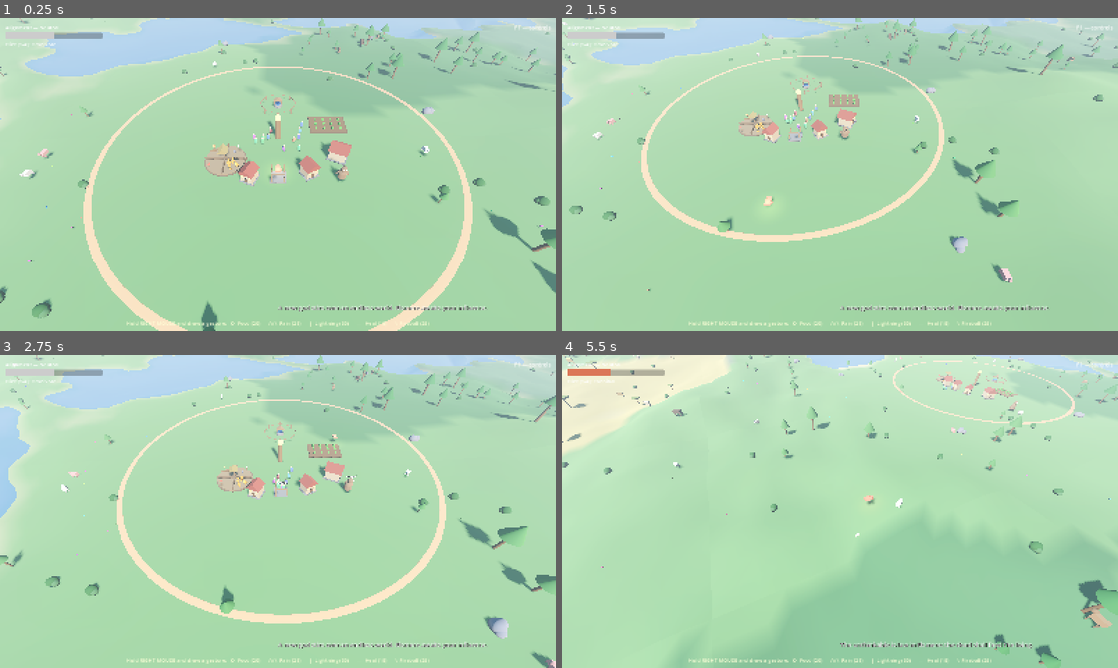
Above: before the commit, frames 1-4 (two rows, left to right).
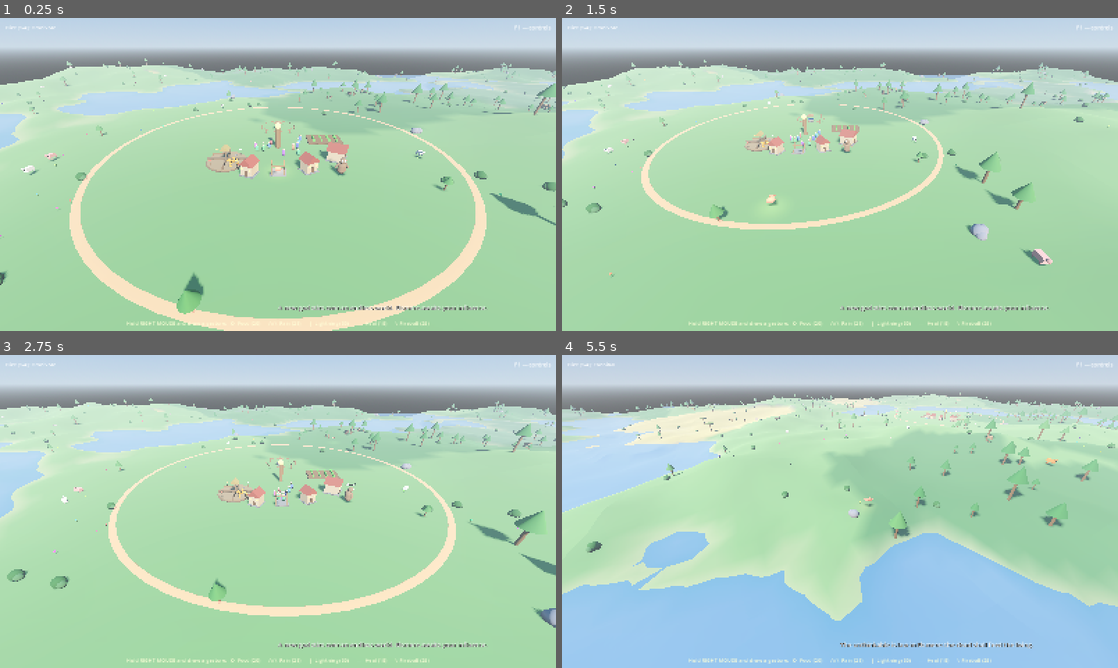
Above: after the commit, the same moments.

Repository: tjloman/tjloman
Game: Godot game, scene res://scenes/main.tscn
Same seed, same stepped clock (60 frames per second), same inputs: the game is played once before the commit and once after it.
Inputs (mouse positions are in pixels of both pictures, inside the frame that each line leads up to):
- Up to frame 1 (0.25 s): no input
- Up to frame 2 (1.5 s): move the mouse to (962, 158) at 0.52 s; hold Right 0.53-1.25 s; hold S (cam_back) 0.53-1.25 s; click (962, 158) at 0.67 s; drag from (728, 190) to (812, 237) at 1.27 s
- Up to frame 3 (2.75 s): move the mouse to (333, 442) at 2.02 s; hold Right from 2.03 s (still down); hold A (cam_left) from 2.03 s (still down); click (333, 442) at 2.17 s
- Up to frame 4 (5.5 s): release Right at 2.75 s; release A (cam_left) at 2.75 s; drag from (812, 574) to (673, 464) at 2.77 s; move the mouse to (1006, 558) at 3.52 s; hold Left 3.53-4.25 s; hold Q (cam_rotate_left) 3.53-4.25 s; click (1006, 558) at 3.67 s; drag from (673, 464) to (756, 433) at 4.27 s; move the mouse to (867, 511) at 5.02 s; hold Down from 5.03 s (still down); hold 4 (diet_cannibal) from 5.03 s (still down); click (867, 511) at 5.17 s

The runs differ from the first frame. In frame 1, 29% of the frame differs, in the area x 0-100%, y 0-100%; in frame 2, 25%; in frame 3, 27%; in frame 4, 61%.

Commit message:
The sky is your conscience; the land is solid, even to gods
ALIGNMENT LEAVES THE HUD: the bar is gone. Your ever-present hand was
already the gauge (gold to blood-red, glow included) — and now the sky
carries it too: a saintly god gilds the heavens warm and golden, a
monstrous one bruises them ash and blood, blended smoothly through the
day/night palette so dawn over a wicked god's land looks genuinely
ominous.

CAMERA vs TERRAIN: the camera can no longer dip beneath the landscape
(or the water table) — clamped each frame against the pure-noise height
field, so it holds even over unloaded chunks. With clipping impossible,
the framing opens up B&W-style: the default gaze is a low -32 degrees
(horizon high, sky filling a good share of the frame) and pitch ranges
-75..+40 on both mouse and touch orbit — lie the view down and watch
the weather of your soul.

Co-Authored-By: Claude Fable 5 <noreply@anthropic.com>
Claude-Session: https://claude.ai/code/session_01NqBKfyc5c6bViy6kUi2S7P

Diff:
--- a/scripts/main.gd
+++ b/scripts/main.gd
@@ -91,11 +91,23 @@
 	var night_horizon := Color(0.08, 0.09, 0.16)
 	var dusk_horizon := Color(0.9, 0.5, 0.3)
 	var t := clampf((elev + 0.3) / 0.9, 0.0, 1.0)
-	_sky_material.sky_top_color = night_top.lerp(day_top, t)
+	var top := night_top.lerp(day_top, t)
 	var horizon := night_horizon.lerp(day_horizon, t)
 	# A band of fire at dawn and dusk.
 	var duskiness := clampf(1.0 - absf(elev) * 3.5, 0.0, 1.0)
 	horizon = horizon.lerp(dusk_horizon, duskiness * 0.7)
+
+	# The heavens are the god's conscience: a saintly hand gilds the sky
+	# warm and golden; a monstrous one bruises it ash and blood.
+	var a := GameState.alignment / 100.0
+	if a > 0.0:
+		horizon = horizon.lerp(Color(1.0, 0.88, 0.55), a * 0.22)
+		top = top.lerp(Color(0.55, 0.62, 0.75), a * 0.12)
+	elif a < 0.0:
+		horizon = horizon.lerp(Color(0.5, 0.18, 0.13), -a * 0.35)
+		top = top.lerp(Color(0.22, 0.09, 0.1), -a * 0.28)
+
+	_sky_material.sky_top_color = top
 	_sky_material.sky_horizon_color = horizon
 	_sky_material.ground_horizon_color = horizon
 	_environment.ambient_light_energy = lerpf(0.25, 1.0, t)
--- a/scripts/player/camera_rig.gd
+++ b/scripts/player/camera_rig.gd
@@ -22,11 +22,14 @@
 var _rotating := false
 var _touches := {}        # touch index -> screen position
 var _pinch_dist := 0.0
+var _world_cache: WorldGen = null
 
 
 func _ready() -> void:
 	pitch_node = Node3D.new()
-	pitch_node.rotation_degrees = Vector3(-50, 0, 0)
+	# A low, B&W-style default gaze: the horizon sits high and the sky
+	# fills a good share of the frame.
+	pitch_node.rotation_degrees = Vector3(-32, 0, 0)
 	add_child(pitch_node)
 
 	camera = Camera3D.new()
@@ -67,6 +70,7 @@
 	camera.position.z = lerpf(camera.position.z, zoom_distance, minf(delta * 8.0, 1.0))
 
 	_follow_terrain(delta)
+	_clamp_camera_above_ground()
 
 
 ## The rig's pivot rides the landscape so hills don't swallow the camera.
@@ -78,6 +82,21 @@
 	if not hit.is_empty():
 		var target_y: float = maxf(hit.position.y, 0.0)
 		global_position.y = lerpf(global_position.y, target_y, minf(delta * 5.0, 1.0))
+
+
+## The land is solid, even to gods: the camera never dips beneath the
+## terrain (or the water table). Checked against the pure-noise height
+## field, so it holds even where no chunk is loaded.
+func _clamp_camera_above_ground() -> void:
+	if _world_cache == null or not is_instance_valid(_world_cache):
+		_world_cache = get_tree().get_first_node_in_group("world_gen") as WorldGen
+		if _world_cache == null:
+			return
+	var cam_pos := camera.global_position
+	var floor_y := maxf(
+		_world_cache.height_at(cam_pos.x, cam_pos.z), WorldGen.WATER_LEVEL) + 2.0
+	if cam_pos.y < floor_y:
+		camera.global_position.y = floor_y
 
 
 func _unhandled_input(event: InputEvent) -> void:
@@ -104,7 +123,7 @@
 			# Each finger's drag fires its own event, so use half strength.
 			rotate_y(-event.relative.x * 0.0025)
 			pitch_node.rotation_degrees.x = clampf(
-				pitch_node.rotation_degrees.x - event.relative.y * 0.12, -80.0, 35.0)
+				pitch_node.rotation_degrees.x - event.relative.y * 0.12, -75.0, 40.0)
 		return
 
 	if event is InputEventMouseButton:
@@ -116,10 +135,10 @@
 			_rotating = event.pressed
 	elif event is InputEventMouseMotion and _rotating:
 		rotate_y(-event.relative.x * 0.005)
-		# Tilts above the horizon (up to +35) so you can face the sky and
-		# arc throws high overhead.
+		# Tilts from near-top-down to well above the horizon (+40): face
+		# the sky to arc throws, or just to watch the weather of your soul.
 		var new_pitch: float = clampf(
-			pitch_node.rotation_degrees.x - event.relative.y * 0.25, -80.0, 35.0)
+			pitch_node.rotation_degrees.x - event.relative.y * 0.25, -75.0, 40.0)
 		pitch_node.rotation_degrees.x = new_pitch
 
 
--- a/scripts/ui/hud.gd
+++ b/scripts/ui/hud.gd
@@ -1,17 +1,14 @@
 class_name HUD
 extends CanvasLayer
-## The (mostly empty) godly dashboard. The world itself is the interface
-## now: belief is the COLOR of each village's ring, population its SIZE,
-## prayer power the GLOW of the totem orb, and details live on hover.
-## What remains here: the alignment bar, diet readout, gesture legend,
-## hover tooltip, announcements, F1 help.
+## The (mostly empty) godly dashboard. The world itself is the interface:
+## belief is the COLOR of each village's ring, population its SIZE, prayer
+## power the GLOW of the totem orb, ALIGNMENT is your own hand's color and
+## the cast of the sky, and details live on hover. What remains here: the
+## diet readout, gesture legend, hover tooltip, announcements, F1 help.
 
 var village: Village
 var divine_hand: DivineHand
 
-var _alignment_bar: ProgressBar
-var _alignment_fill: StyleBoxFlat
-var _alignment_label: Label
 var _diet_label: Label
 var _hover_label: Label
 var _message_label: Label
@@ -27,7 +24,6 @@
 	_build_message_label()
 	_build_help_panel()
 
-	GameState.alignment_changed.connect(_on_alignment_changed)
 	GameState.announcement.connect(_on_announcement)
 	if divine_hand != null:
 		divine_hand.hover_info_changed.connect(_on_hover_info)
@@ -39,14 +35,6 @@
 	vbox.custom_minimum_size = Vector2(280, 0)
 	add_child(vbox)
 
-	_alignment_label = _make_label("Alignment — Neutral")
-	vbox.add_child(_alignment_label)
-	_alignment_bar = _make_bar(Color(0.8, 0.8, 0.8))
-	_alignment_bar.max_value = 200.0  # alignment -100..100 mapped to 0..200
-	_alignment_bar.value = 100.0
-	_alignment_fill = _alignment_bar.get_theme_stylebox("fill") as StyleBoxFlat
-	vbox.add_child(_alignment_bar)
-
 	_diet_label = _make_label("")
 	vbox.add_child(_diet_label)
 
@@ -56,16 +44,6 @@
 	l.text = text
 	l.add_theme_font_size_override("font_size", 15)
 	return l
-
-
-func _make_bar(color: Color) -> ProgressBar:
-	var bar := ProgressBar.new()
-	bar.custom_minimum_size = Vector2(280, 18)
-	bar.show_percentage = false
-	var fill := StyleBoxFlat.new()
-	fill.bg_color = color
-	bar.add_theme_stylebox_override("fill", fill)
-	return bar
 
 
 func _build_legend() -> void:
@@ -209,13 +187,6 @@
 		_help_panel.visible = not _help_panel.visible
 
 
-func _on_alignment_changed(value: float) -> void:
-	_alignment_bar.value = value + 100.0
-	_alignment_label.text = "Alignment — %s" % GameState.alignment_word()
-	if _alignment_fill != null:
-		_alignment_fill.bg_color = GameState.alignment_color()
-
-
 func _on_announcement(text: String) -> void:
 	_message_label.text = text
 	_message_timer = 5.0
Not shown, changed: README.md
